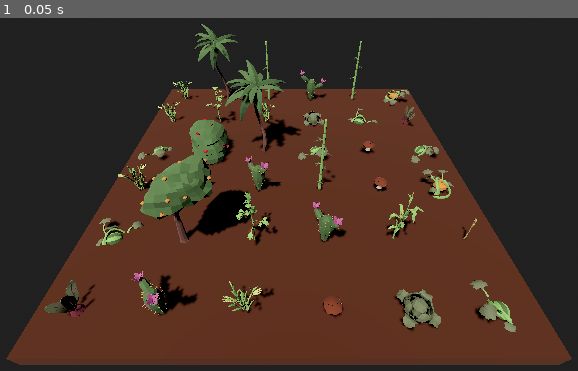
Above: before the commit, frame 1.
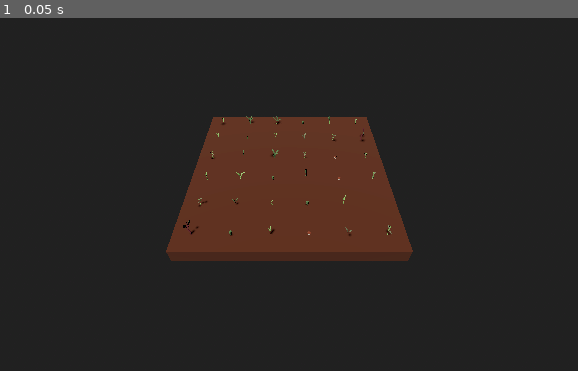
Above: after the commit, the same moment.

Repository: badcircle/gg
Game: Godot game, scene res://scenes/crops/field.tscn
Two runs of this game, one before a commit and one after it. Both use one fixed random seed, a clock stepped at 60 frames per second and the inputs below. The project has no main scene, so this scene is started directly.
Inputs:
- Up to frame 1 (0.05 s): no input

The runs differ from the first frame. In frame 1, 45% of the frame differs, in the area x 1-99%, y 1-99%.

Commit message:
added Grow() method

Diff:
--- a/project.godot
+++ b/project.godot
@@ -22,6 +22,14 @@
 
 enabled=PackedStringArray("res://addons/gltf2meshlib/plugin.cfg")
 
+[input]
+
+grow={
+"deadzone": 0.5,
+"events": [Object(InputEventKey,"resource_local_to_scene":false,"resource_name":"","device":-1,"window_id":0,"alt_pressed":false,"shift_pressed":false,"ctrl_pressed":false,"meta_pressed":false,"pressed":false,"keycode":0,"physical_keycode":4194437,"key_label":0,"unicode":43,"location":0,"echo":false,"script":null)
+]
+}
+
 [rendering]
 
 anti_aliasing/quality/use_taa=true
--- a/scenes/crops/crop.gd
+++ b/scenes/crops/crop.gd
@@ -20,7 +20,7 @@
 		crop = randi_range(0, Crops.size() - 1)
 	getStageScene()
 	assets = getMatchingAssets()
-	print(assets)
+	#print(assets)
 
 # Called every frame. delta is the elapsed time since the previous frame.
 func _process(delta: float) -> void:
@@ -43,6 +43,8 @@
 
 func getStageScene() -> void:
 	var path = str(crops_folder, Crops.keys()[crop], "_", current_stage, ".fbx")
+	for child in get_children():
+		child.free()
 	if FileAccess.file_exists(path):
 		active_mesh = load(path)
 		var thisMesh = active_mesh.instantiate()
--- a/scenes/crops/crop.tscn
+++ b/scenes/crops/crop.tscn
@@ -1,18 +1,6 @@
-[gd_scene load_steps=4 format=3 uid="uid://buiu0jfgnj6i3"]
+[gd_scene load_steps=2 format=3 uid="uid://buiu0jfgnj6i3"]
 
 [ext_resource type="Script" path="res://scenes/crops/crop.gd" id="1_e42d6"]
 
-[sub_resource type="StandardMaterial3D" id="StandardMaterial3D_xu5hf"]
-albedo_color = Color(0.28017, 0.142041, 0.0657922, 1)
-
-[sub_resource type="BoxMesh" id="BoxMesh_wnsch"]
-material = SubResource("StandardMaterial3D_xu5hf")
-size = Vector3(1, 0.25, 1)
-
 [node name="Crop" type="Node3D"]
 script = ExtResource("1_e42d6")
-
-[node name="Dirt" type="MeshInstance3D" parent="."]
-transform = Transform3D(1, 0, 0, 0, 1, 0, 0, 0, 1, 0, -0.13, 0)
-visible = false
-mesh = SubResource("BoxMesh_wnsch")
--- a/scenes/crops/field.gd
+++ b/scenes/crops/field.gd
@@ -6,7 +6,7 @@
 var field_state : Dictionary = Dictionary()
 const crop : PackedScene = preload("res://scenes/crops/crop.tscn")
 
-@export var crop_scale = 2
+@export var crop_scale = 1.137
 
 # Called when the node enters the scene tree for the first time.
 func _ready() -> void:
@@ -20,13 +20,15 @@
 
 # Called every frame. 'delta' is the elapsed time since the previous frame.
 func _process(delta: float) -> void:
-	pass
+	if Input.is_action_just_released("grow"):
+		for plot in field_state.keys():
+			grow(plot)
 
 func buildField() -> Dictionary:
 	var data = Dictionary()
 	for w in fWidth:
 		for h in fHeight:
-			data[Vector2(w, h)] = {"Type": randi_range(0,16), "Stage": 4}
+			data[Vector2(w, h)] = {"Type": randi_range(0,16), "Stage": 1, "Scene": null}
 	#print(data)
 	return data
 
@@ -34,7 +36,14 @@
 	for plot in f.keys():
 		#print(plot)
 		var newCrop = crop.instantiate()
+		f[plot].Scene = newCrop
 		newCrop.crop = f[plot].Type
 		newCrop.current_stage = f[plot].Stage
 		newCrop.position = Vector3(plot.x * crop_scale, 0, plot.y * crop_scale)
 		add_child(newCrop)
+
+func grow(xy: Vector2) -> void:
+	field_state[xy].Stage = field_state[xy].Stage + 1
+	field_state[xy].Stage = clamp(field_state[xy].Stage, 0, 4)
+	field_state[xy].Scene.current_stage = field_state[xy].Stage
+	field_state[xy].Scene.getStageScene()
